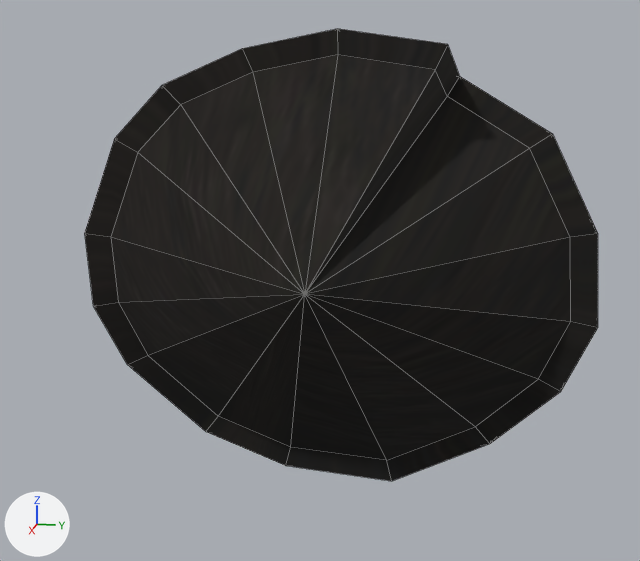
An edit to the OBJ model Models/HabitatPanda/Po_Panda/BicepDer.obj, drawn before and after from the same camera.
Camera for both pictures: a 50 mm lens placed at (0.665, 0.142, 0.172), pointed at (-0.211, -0.033, -0.047). Lighting does not change. The marker at lower left points along +X, +Y and +Z. Mesh edges are drawn as thin lines. Where no turn or scale is listed for an object, it has been applied to the vertices.

Names of what the first picture shows: 'BicepDer'.
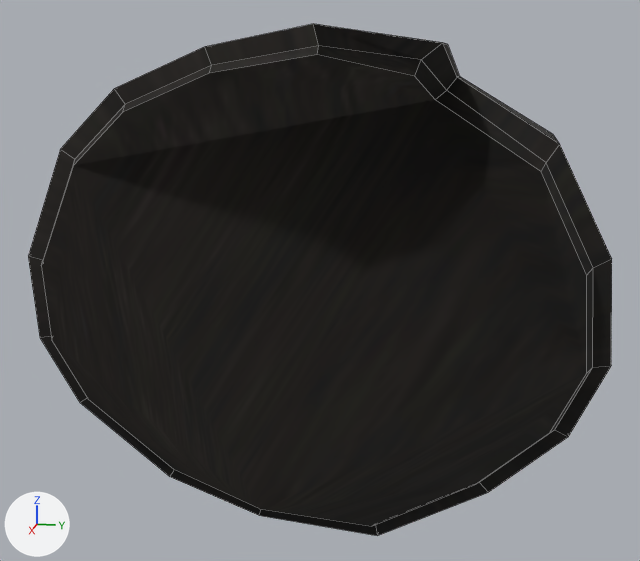
What differs and where, as boxes (x1, y1, x2, y2) in the pictures (640 x 561 px):
'BicepDer', reshaped (14% wider, 13% taller)
    before: (85, 29, 598, 481)
    after: (28, 24, 612, 536)

What the commit changed:
me_bicepder is used by ob_bicepder; location (0.0, 0.0, 0.0).
me_bicepder had 109 vertices, 184 faces and spanned x -0.462..-0.003, y -0.238..0.259, z -0.291..0.201.
me_bicepder now has 142 vertices, 202 faces and spans x -0.462..0.023, y -0.238..0.259, z -0.291..0.201.
Part 1, on me_bicepder:
1 vertex is removed from x -0.003, y -0.004, z -0.007.
17 faces are deleted.
17 vertices move from x -0.175..-0.106, y -0.214..0.215, z -0.212..0.178 to x -0.132..0.002, y -0.238..0.239, z -0.234..0.201.
34 vertices are added at x -0.159..0.023, y -0.222..0.224, z -0.22..0.184.
35 new faces join them.
